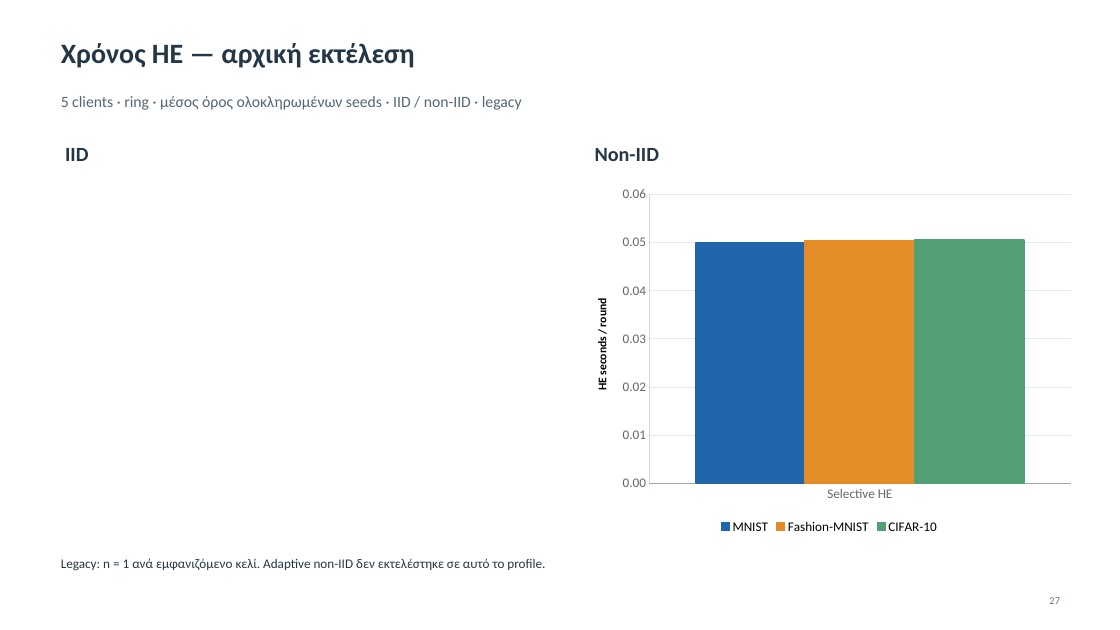
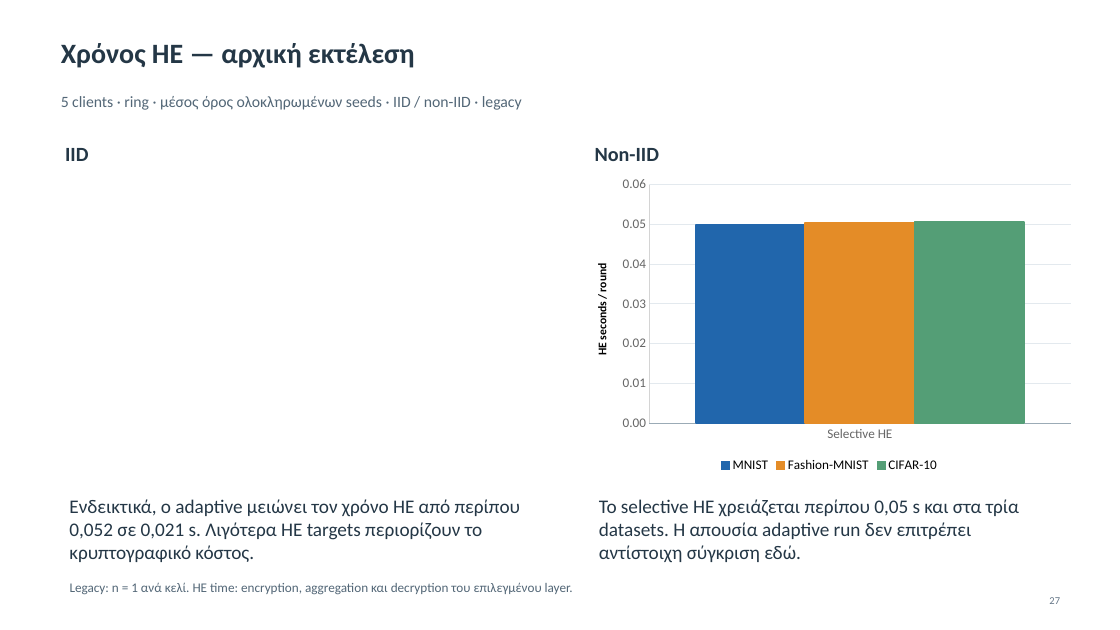
Before and after one commit to Dionisis09/secure-dfl-thesis, a slide deck: slide 27 of docs/Secure_DFL_Thesis_Presentation.pptx. Drawn at 1120x630 pixels with LibreOffice and Linux fonts; fonts in the diff are those of the drawing. Boxes give left, top, right and bottom in pixels: in the first picture for what was removed or moved away, otherwise in the second. Text is boxed around its words. In the diff, an @@ line names an element or a change of style, - is before the commit and + after.

Commit message:
Explain findings beneath presentation result charts

```diff
--- a/docs/Secure_DFL_Thesis_Presentation.pptx
+++ b/docs/Secure_DFL_Thesis_Presentation.pptx
@@ column chart: place and size @@
-column chart at box(578, 180, 1081, 539)
+column chart at box(578, 171, 1081, 477)
@@ text added at box(69, 499, 520, 562), 16.5 pt, text #243746 @@
+Ενδεικτικά, ο adaptive μειώνει τον χρόνο HE από περίπου 0,052 σε 0,021 s. Λιγότερα HE targets περιορίζουν το κρυπτογραφικό κόστος.
@@ text added at box(599, 499, 1019, 562), 16.5 pt, text #243746 @@
+Το selective HE χρειάζεται περίπου 0,05 s και στα τρία datasets. Η απουσία adaptive run δεν επιτρέπει αντίστοιχη σύγκριση εδώ.
@@ text at box(70, 582, 573, 595): text changed; text colour #243746 to #536777 @@
-Legacy: n = 1 ανά εμφανιζόμενο κελί. Adaptive non-IID δεν εκτελέστηκε σε αυτό το profile.
+Legacy: n = 1 ανά κελί. HE time: encryption, aggregation και decryption του επιλεγμένου layer.
```
Also in this commit, not shown: 14 other slides changed, 1 other file.
